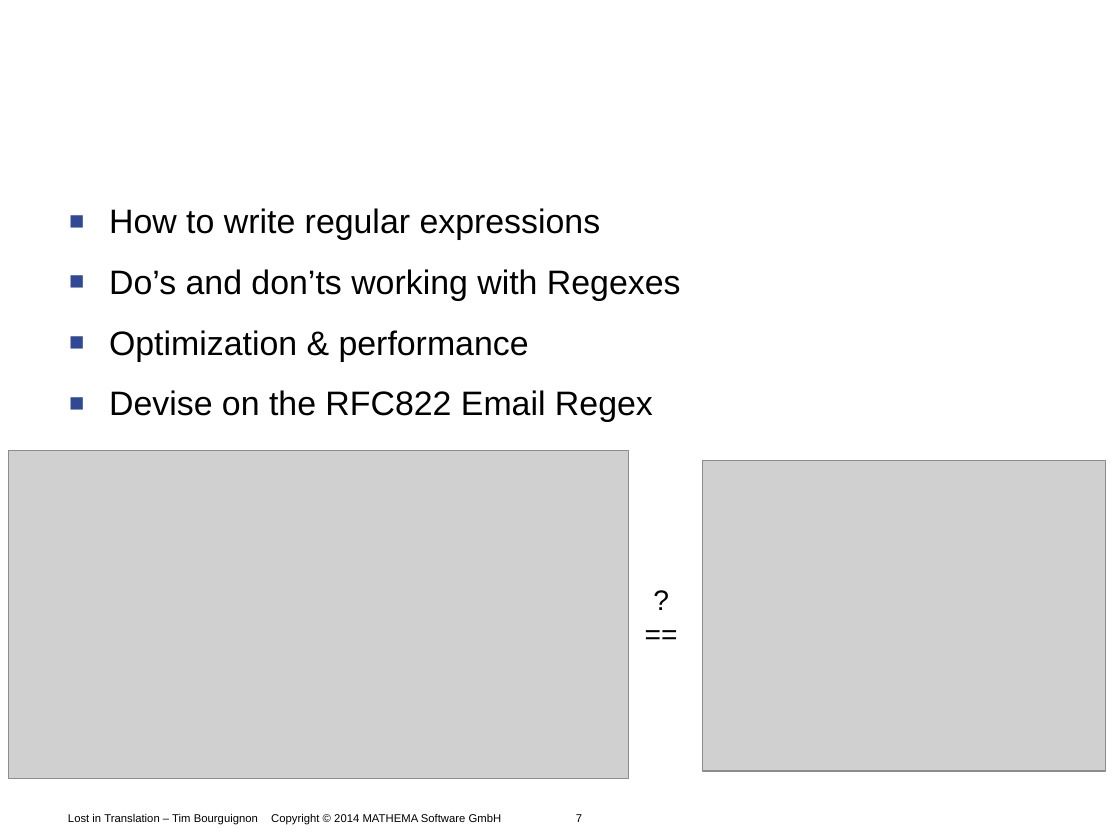
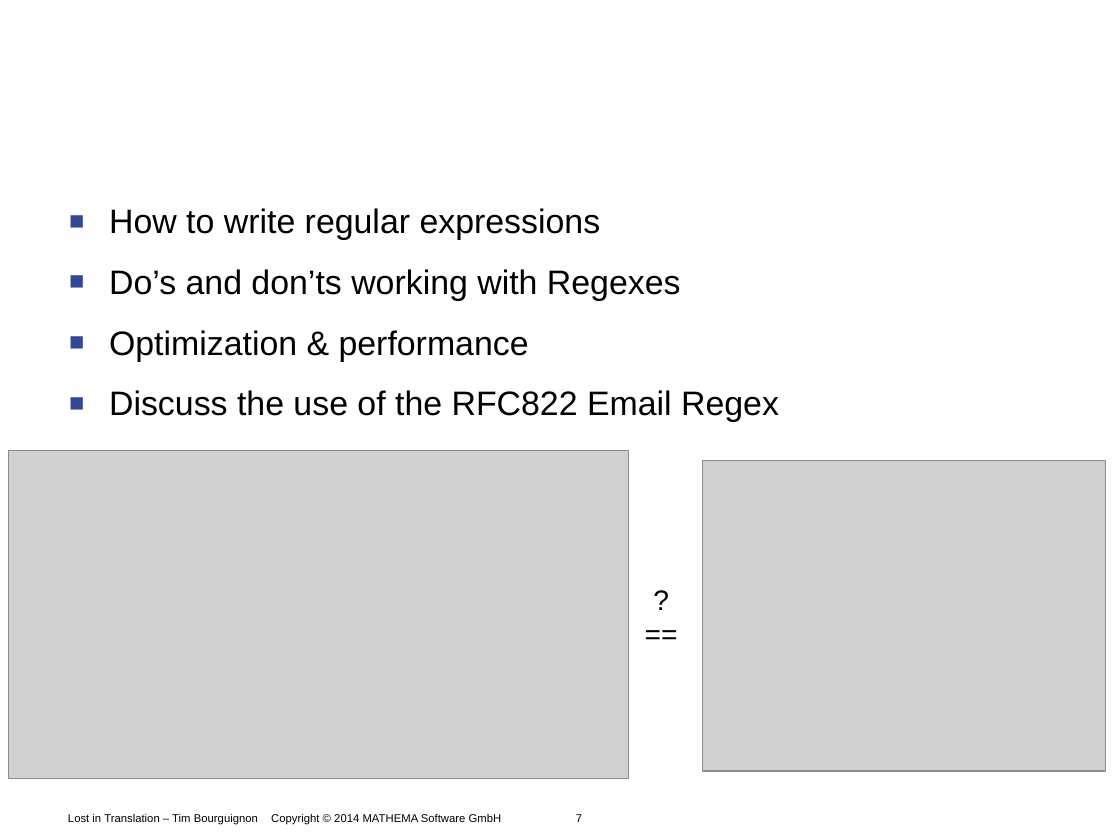
Before and after one commit to Timothep/Talk.LostInTranslation, a slide deck: slide 7 of LostInTranslation.odp. Drawn at 1120x840 pixels with LibreOffice and Linux fonts; fonts in the diff are those of the drawing; grey boxes stand for pictures; background and template pictures are left out. Boxes give left, top, right and bottom in pixels: in the first picture for what was removed or moved away, otherwise in the second. Text is boxed around its words. In the diff, an @@ line names an element or a change of style, - is before the commit and + after.

```diff
--- a/LostInTranslation.odp
+++ b/LostInTranslation.odp
@@ text at [109, 390, 779, 422]: text changed @@
-■ Devise on the RFC822 Email Regex
+■ Discuss the use of the RFC822 Email Regex
```
Also in this commit, not shown: 7 other slides changed, 1 slide added, 1 other file.
